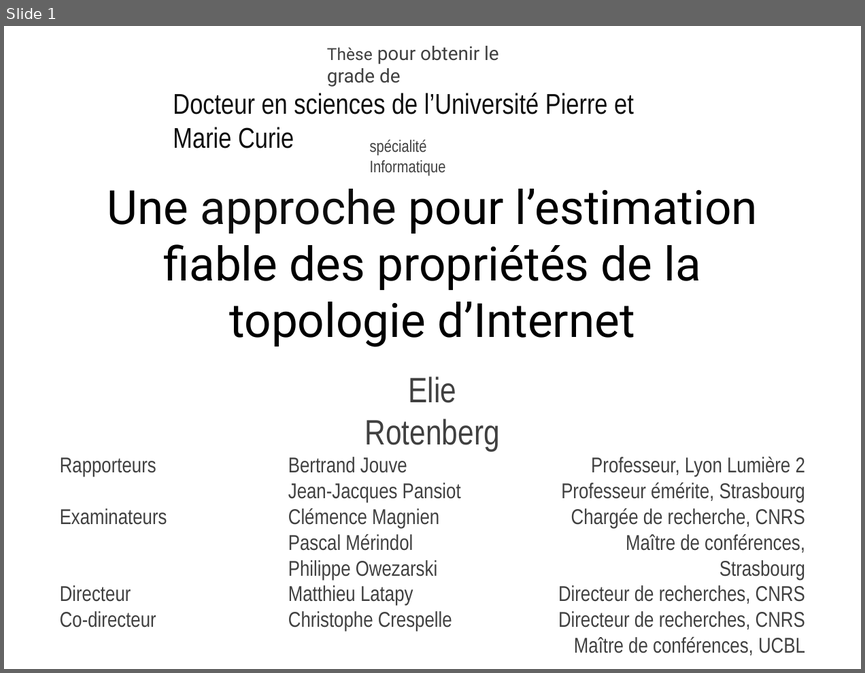
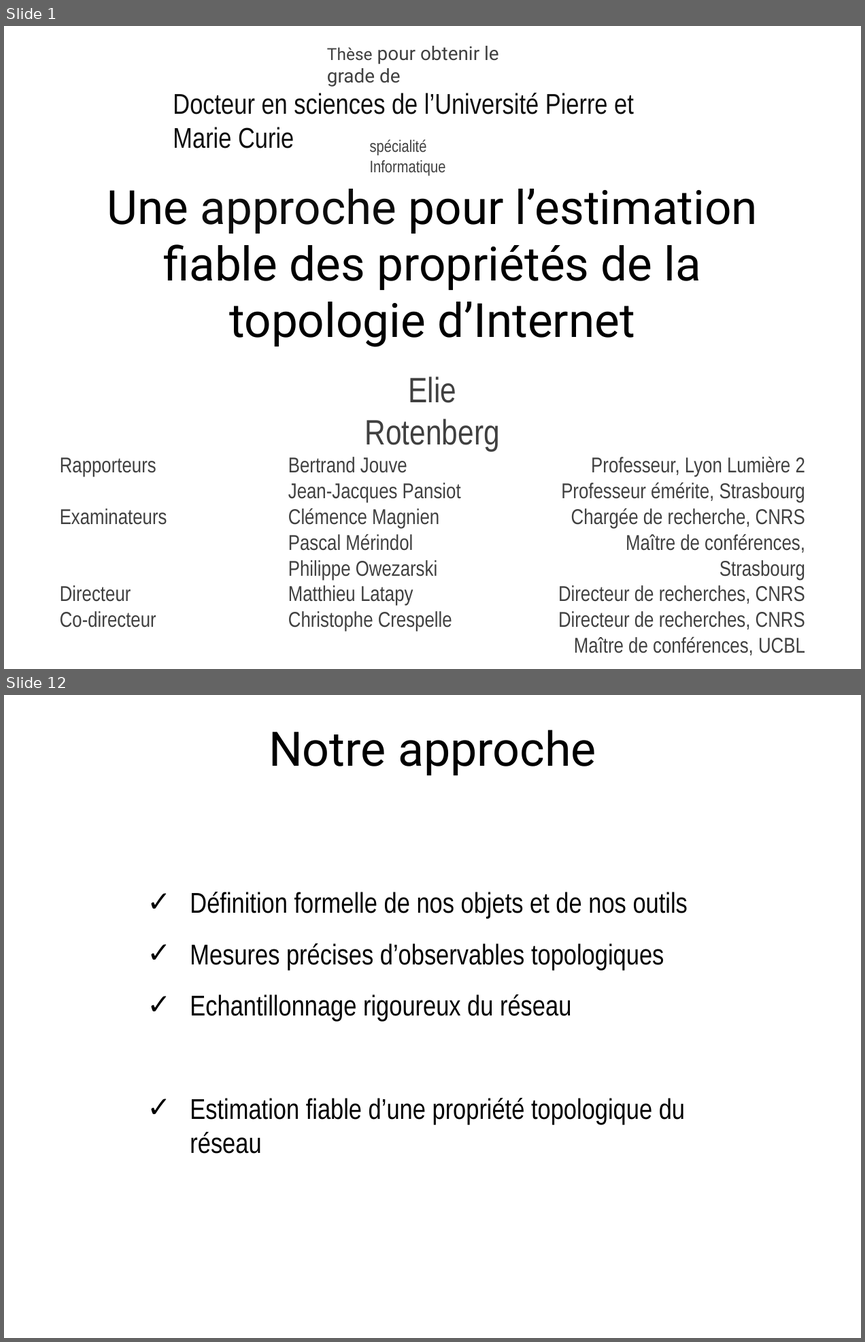
Before and after one commit to elierotenberg/my-thesis, a slide deck: slides.pptx. Shown one above the other, each under a label of ours: slide 1 before the commit, slides 1 and 12 after it; the slides between them are not shown. The pictures are 865x673 and 865x1342 pixels, drawn with LibreOffice and Linux fonts; fonts in the diff are those of the drawing. Boxes give left, top, right and bottom in pixels: in the first picture for what was removed or moved away, otherwise in the second. Text is boxed around its words. In the diff, an @@ line names an element or a change of style, - is before the commit and + after.

Commit message:
Up to page slide 12.

```diff
--- a/slides.pptx
+++ b/slides.pptx
@@ slide 12 added at [4,695,861,1338], background #FFFFFF @@
@@ title added at [269,730,596,776], 40 pt, text #000000 @@
+Notre approche
@@ text added at [190,892,687,1153], 24 pt, text #000000 @@
+✓ Définition formelle de nos objets et de nos outils
+✓ Mesures précises d’observables topologiques
+✓ Echantillonnage rigoureux du réseau
+✓ Estimation fiable d’une propriété topologique du réseau
```
Also in this commit, not shown: 10 other slides added.
